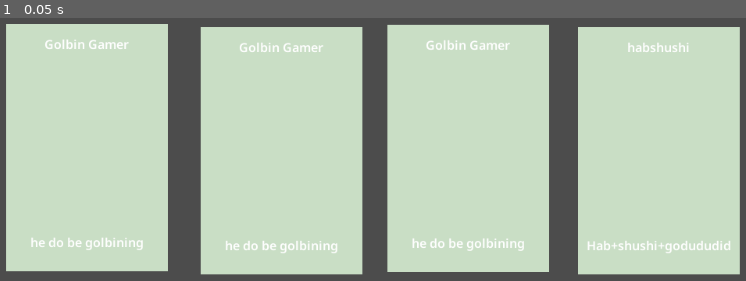
Above: before the commit, frame 1.
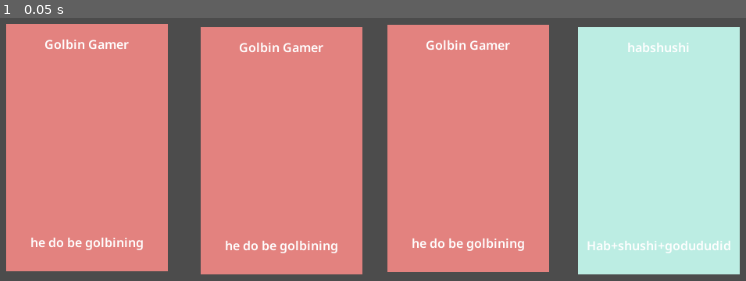
Above: after the commit, the same moment.

Repository: fkeyzuwu/Godot-Card-Game-Attempt
Game: Godot game, scene res://Main.tscn
Two runs of this game, one before a commit and one after it. Both use one fixed random seed, a clock stepped at 60 frames per second and the inputs below.
Inputs:
- Up to frame 1 (0.05 s): no input

The runs differ from the first frame. In frame 1, 80% of the frame differs, in the area x 0-100%, y 2-98%.

Commit message:
badoo

Diff:
--- a/Card.gd
+++ b/Card.gd
@@ -2,9 +2,18 @@
 class_name Card
 
 export(Resource) var data = data as CardData
+
+var card_name: String
+var card_description: String
+
 onready var nameText: Label = $"%Name"
 onready var descriptionText: Label = $"%Description"
+onready var background: ColorRect = $"%Background"
 
 func _ready() -> void:
-	nameText.text = data.name
-	descriptionText.text = data.description
+	card_name = data.name
+	card_description = data.description
+
+	nameText.text = card_name
+	descriptionText.text = card_description
+	background.color = data.backgroundColor
--- a/Card.tscn
+++ b/Card.tscn
@@ -17,6 +17,7 @@
 margin_bottom = 40.0
 
 [node name="Background" type="ColorRect" parent="Control"]
+unique_name_in_owner = true
 margin_right = 207.0
 margin_bottom = 317.0
 color = Color( 0.792157, 0.87451, 0.776471, 1 )
--- a/CardData.gd
+++ b/CardData.gd
@@ -3,3 +3,4 @@
 
 export var name: String
 export var description: String
+export var backgroundColor: Color = Color(0.741176, 0.933333, 0.894118)
--- a/card_resources/default_card.tres
+++ b/card_resources/default_card.tres
@@ -6,3 +6,4 @@
 script = ExtResource( 1 )
 name = "Name"
 description = "Description"
+backgroundColor = Color( 0.741176, 0.933333, 0.894118, 1 )
--- a/card_resources/golbingamer.tres
+++ b/card_resources/golbingamer.tres
@@ -6,3 +6,4 @@
 script = ExtResource( 1 )
 name = "Golbin Gamer"
 description = "he do be golbining"
+backgroundColor = Color( 0.894118, 0.513726, 0.501961, 1 )
--- a/card_resources/habshushi.tres
+++ b/card_resources/habshushi.tres
@@ -6,3 +6,4 @@
 script = ExtResource( 1 )
 name = "habshushi"
 description = "Hab+shushi+godududid"
+backgroundColor = Color( 0.741176, 0.933333, 0.894118, 1 )
--- a/project.godot
+++ b/project.godot
@@ -29,6 +29,10 @@
 config/name="Card Game Attempt"
 run/main_scene="res://Main.tscn"
 
+[display]
+
+window/dpi/allow_hidpi=true
+
 [editor]
 
 version_control_autoload_on_startup=true
